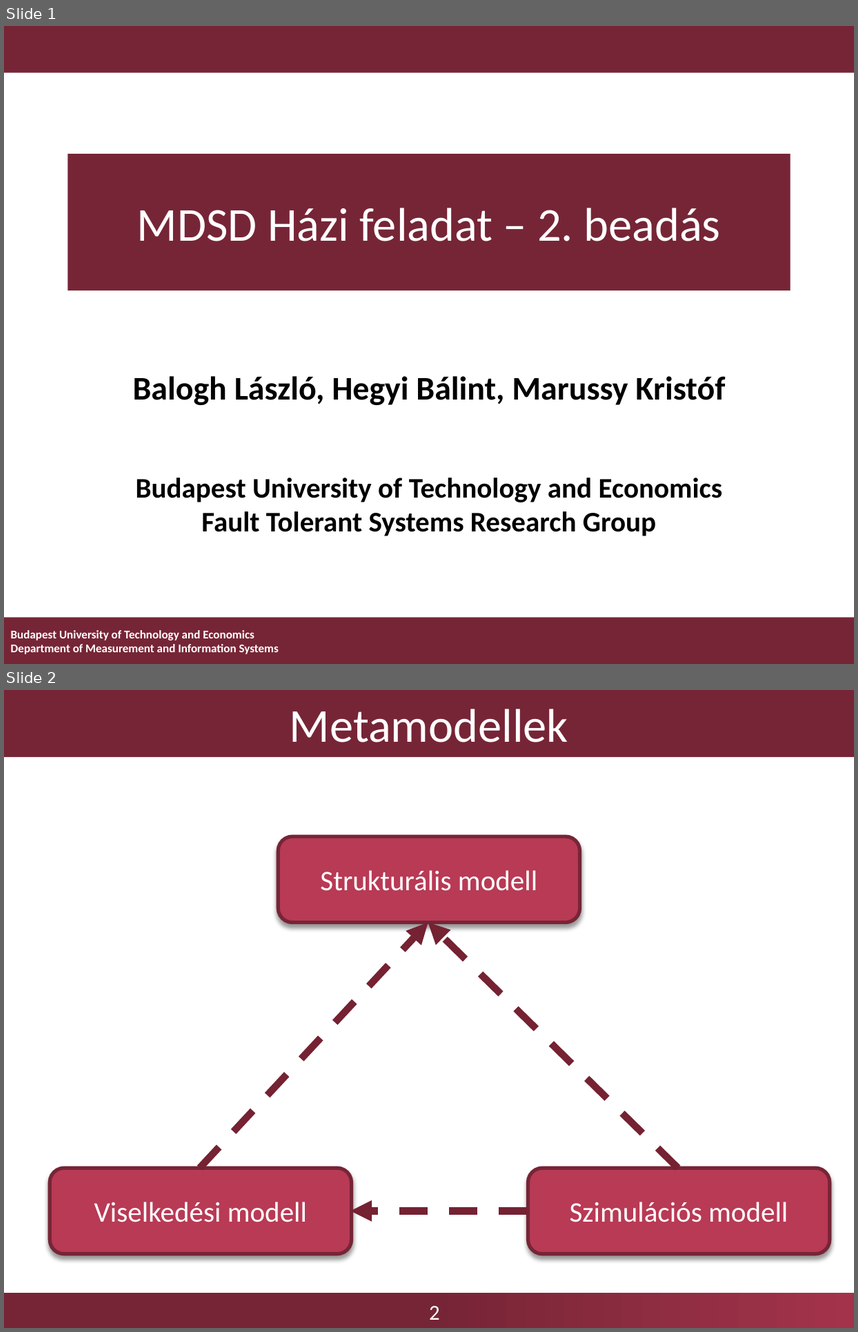
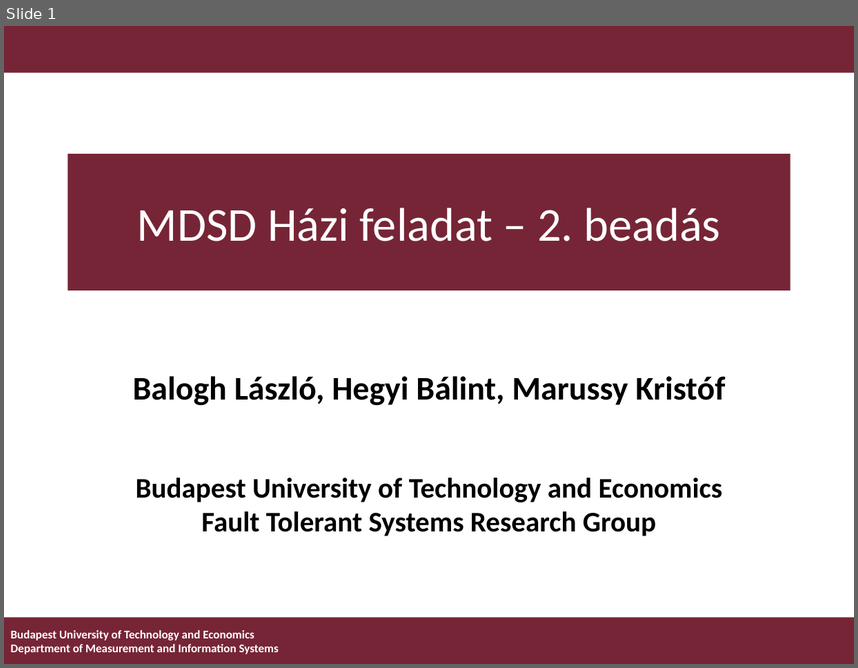
Before and after one commit to FTSRG-MDSD/MDSD-2016-kortargyalo, a slide deck: Presentations/02/mdsd2.pptx. Shown one above the other, each under a label of ours: slides 1 and 2 before the commit, slide 1 after it. The pictures are 858x1332 and 858x668 pixels, drawn with LibreOffice and Linux fonts; fonts in the diff are those of the drawing; background and template pictures are left out. Boxes give left, top, right and bottom in pixels: in the first picture for what was removed or moved away, otherwise in the second. Text is boxed around its words. In the diff, an @@ line names an element or a change of style, - is before the commit and + after.

Commit message:
Unnecesary slide removed

```diff
--- a/Presentations/02/mdsd2.pptx
+++ b/Presentations/02/mdsd2.pptx
@@ slide 2 removed at bbox=[4, 690, 854, 1328], background #FFFFFF; not listed: 2 template elements that a slide beside it also shows @@
@@ title removed at bbox=[4, 690, 854, 757] @@
-Metamodellek
@@ rounded rectangle removed at bbox=[279, 836, 580, 922] @@
-Strukturális modell
@@ arrow removed from (199, 1167) to (428, 922) @@
@@ arrow removed from (678, 1167) to (428, 922) @@
@@ rounded rectangle removed at bbox=[50, 1167, 352, 1254] @@
-Viselkedési modell
@@ rounded rectangle removed at bbox=[528, 1167, 829, 1254] @@
-Szimulációs modell
@@ arrow removed from (527, 1210) to (351, 1210) @@
```
